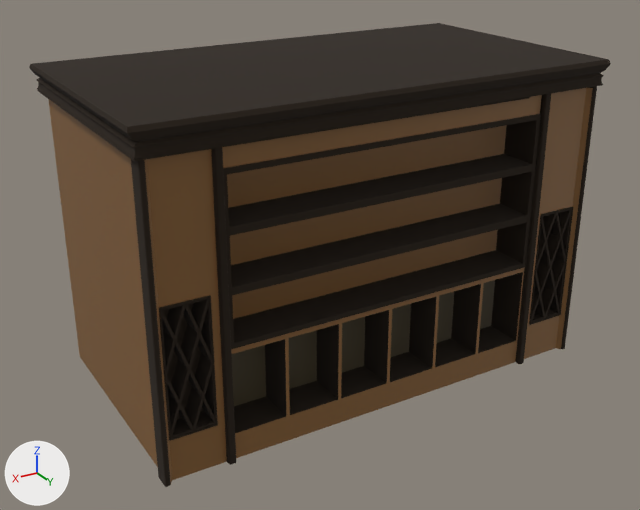
The FBX model Assets/Prefabs/Estantería.fbx, before and after one commit.
Camera for both pictures: a 50 mm lens placed at (6.42, 3.77, 1.9), pointed at (3.86, -0.49, -0.23). Every picture has the same lights, and +X, +Y and +Z are marked at lower left. The picture after the commit comes second. Where no turn or scale is listed for an object, it has been applied to the vertices. Vertices at exactly the same position are counted once.
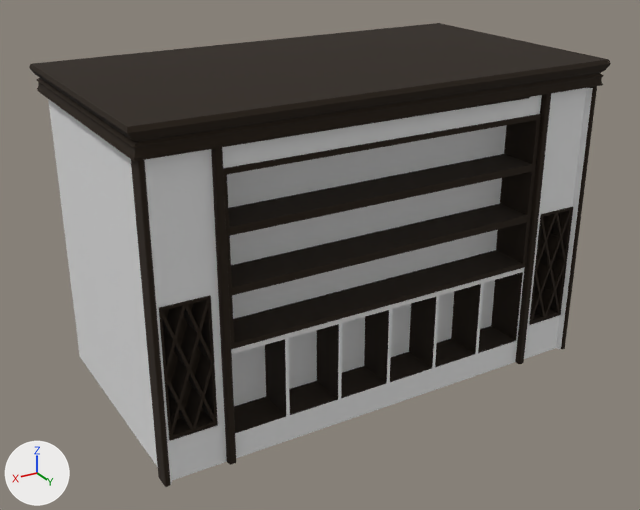
What differs and where, as boxes [x1, y1, x2, y2] in the pictures (640 x 510 px):
part 1 of me_cube_002, recoloured (brown to white): [48, 88, 593, 483] in both
part 2 of me_cube_002, recoloured (brown to white): [222, 95, 542, 265] in both
part 3 of me_cube_002, recoloured (brown to white): [232, 230, 498, 319] in both
part 4 of me_cube_002, recoloured (brown to white): [235, 342, 517, 458] in both
part 5 of me_cube_002, recoloured (lighter): [232, 280, 495, 406] in both

The change, as a list of edits to the scene's bpy script:
```text
Add mat_mdera_horizontal:
    mat_mdera_horizontal = principled_material('Mdera_HORIZONTAL')
    mat_mdera_horizontal.base_color = (0.8, 0.8, 0.8)  # white #e7e7e7
Add mat_mdera_vertical:
    mat_mdera_vertical = principled_material('Mdera_VERTICAL')
    mat_mdera_vertical.base_color = (0.8, 0.8, 0.8)  # white #e7e7e7
Change me_cube_002:
    where me_cube_002.from_pydata(...)  # 1613 vertices, 1464 faces; spans x -1.45..1.45, y -0.71..0.9, z -0.85..1.03
    used by ob_cube_008; location = (3.799, -0.655, -0.106)
    me_cube_002 part 1: 88 of the faces centred in x -1.37..1.37, y -0.67..0.84, z -0.85..0.88 switch from mat_madera_clara (brown #835c2f) to mat_mdera_vertical (white #e7e7e7)
    me_cube_002 part 2: 3 of the faces centred in x -0.11..0.0, y 0.59..0.83, z 0.29..0.81 switch from mat_madera_clara (brown #835c2f) to mat_mdera_horizontal (white #e7e7e7)
    me_cube_002 part 3: 1 of the faces centred in x 0.0, y 0.59, z -0.09 switch from mat_madera_clara (brown #835c2f) to mat_mdera_horizontal (white #e7e7e7)
    me_cube_002 part 4: 1 of the faces centred in x 0.0, y 0.83, z -0.77 switch from mat_madera_clara (brown #835c2f) to mat_mdera_horizontal (white #e7e7e7)
    me_cube_002 part 5: all 6 faces that had it switch from mat_contrachapado (brown #4a412b) to mat_mdera_vertical (white #e7e7e7)
```
